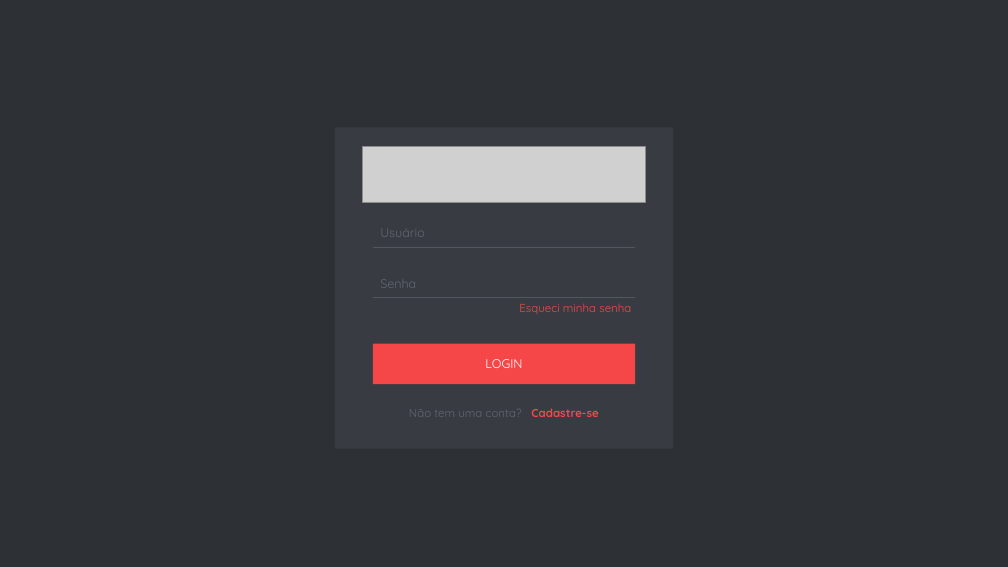
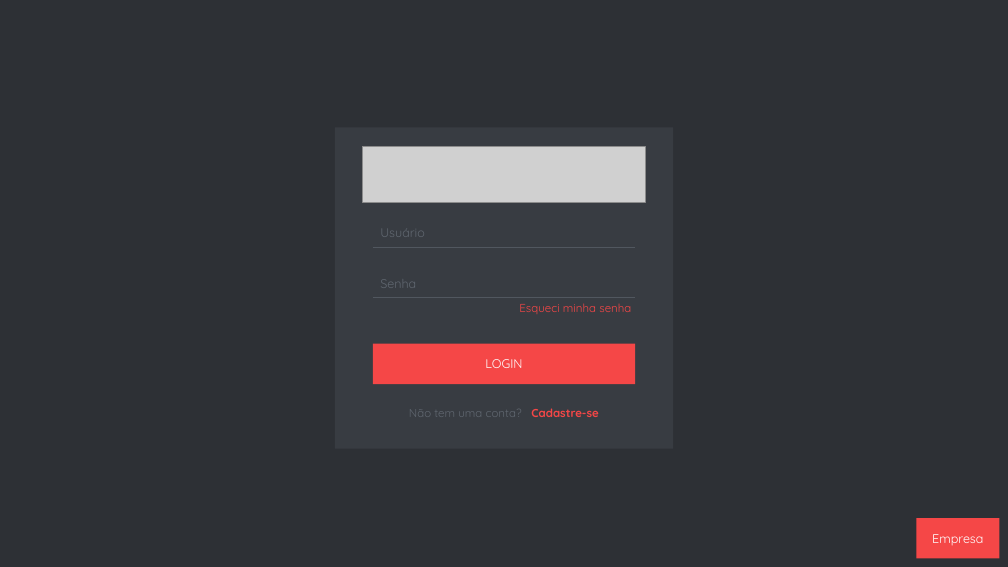
Before and after one commit to YudiG12/CarbonTowerEtc, a slide deck: slide 1 of Mockup/mockup1.pptx. Drawn at 1008x567 pixels with LibreOffice and Linux fonts; fonts in the diff are those of the drawing; grey boxes stand for pictures. Boxes give left, top, right and bottom in pixels: in the first picture for what was removed or moved away, otherwise in the second. Text is boxed around its words. In the diff, an @@ line names an element or a change of style, - is before the commit and + after.

```diff
--- a/Mockup/mockup1.pptx
+++ b/Mockup/mockup1.pptx
@@ rectangle added at [917,518,1000,558], fill #F54747, 12 pt, text #FFFFFF @@
+Empresa
```
Also in this commit, not shown: 3 other slides changed.
